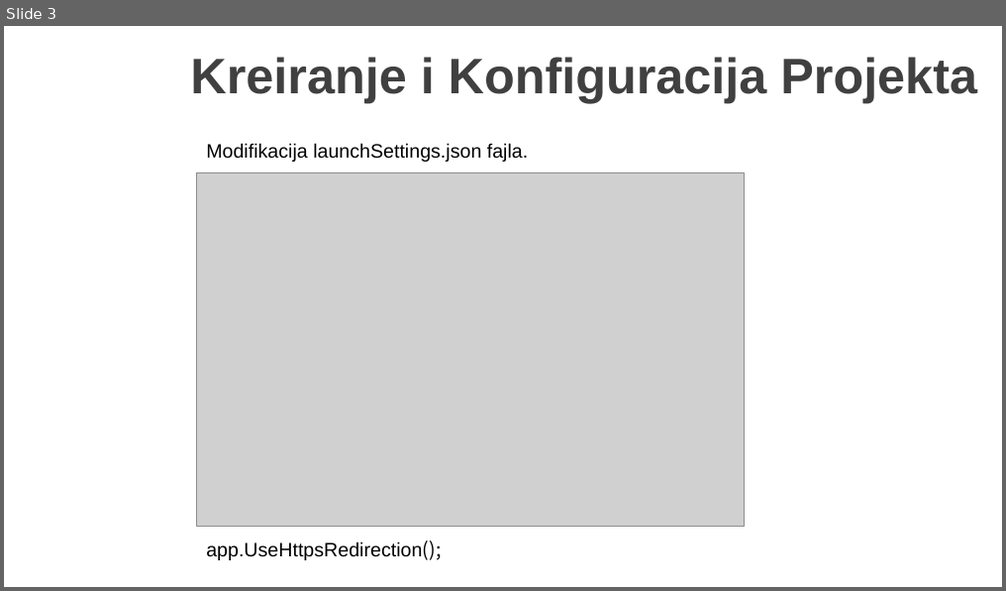
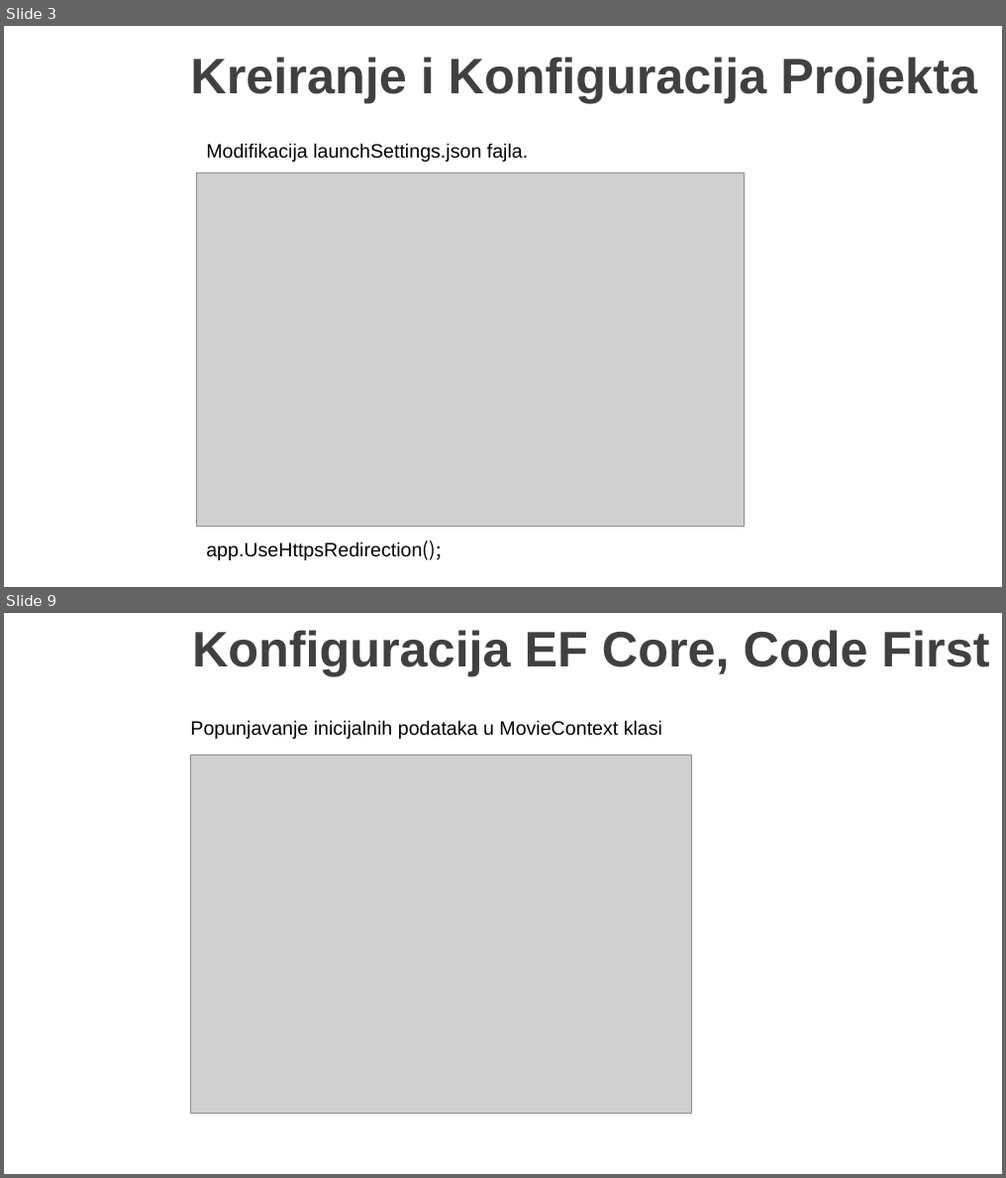
Before and after one commit to MarinkoSpasojevic/predavanje-netcore-angular, a slide deck: .NET Core i Angular Web Dev.pptx. Shown one above the other, each under a label of ours: slide 3 before the commit, slides 3 and 9 after it; the slides between them are not shown. The pictures are 1006x591 and 1006x1178 pixels, drawn with LibreOffice and Linux fonts; fonts in the diff are those of the drawing; grey boxes stand for pictures; background and template pictures are left out. Boxes give left, top, right and bottom in pixels: in the first picture for what was removed or moved away, otherwise in the second. Text is boxed around its words. In the diff, an @@ line names an element or a change of style, - is before the commit and + after.

```diff
--- a/.NET Core i Angular Web Dev.pptx
+++ b/.NET Core i Angular Web Dev.pptx
@@ slide 9 added at <box>4,613,1002,1174</box>, background picture (left out) @@
@@ title added at <box>192,630,989,676</box>, 36 pt, text #404040, bold @@
+Konfiguracija EF Core, Code First
@@ text added at <box>190,720,662,739</box>, 14 pt, text #000000 @@
+Popunjavanje inicijalnih podataka u MovieContext klasi
@@ picture added at <box>190,756,692,1114</box> @@
```
Also in this commit, not shown: 10 other slides added, 22 other files.
